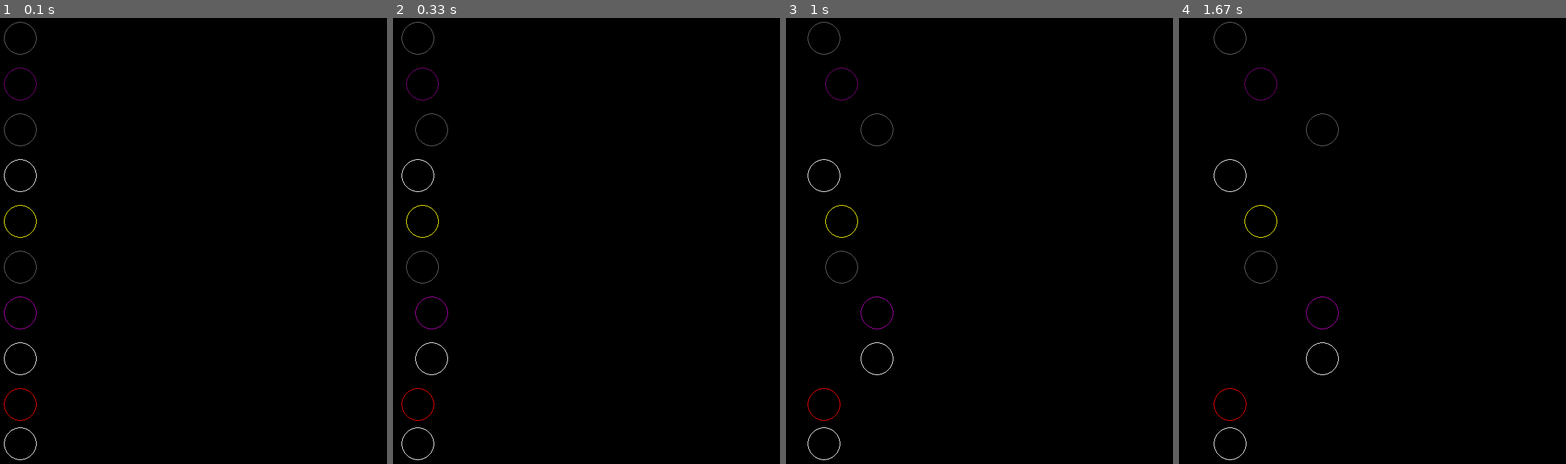
Above: before the commit, frames 1-4 (left to right).
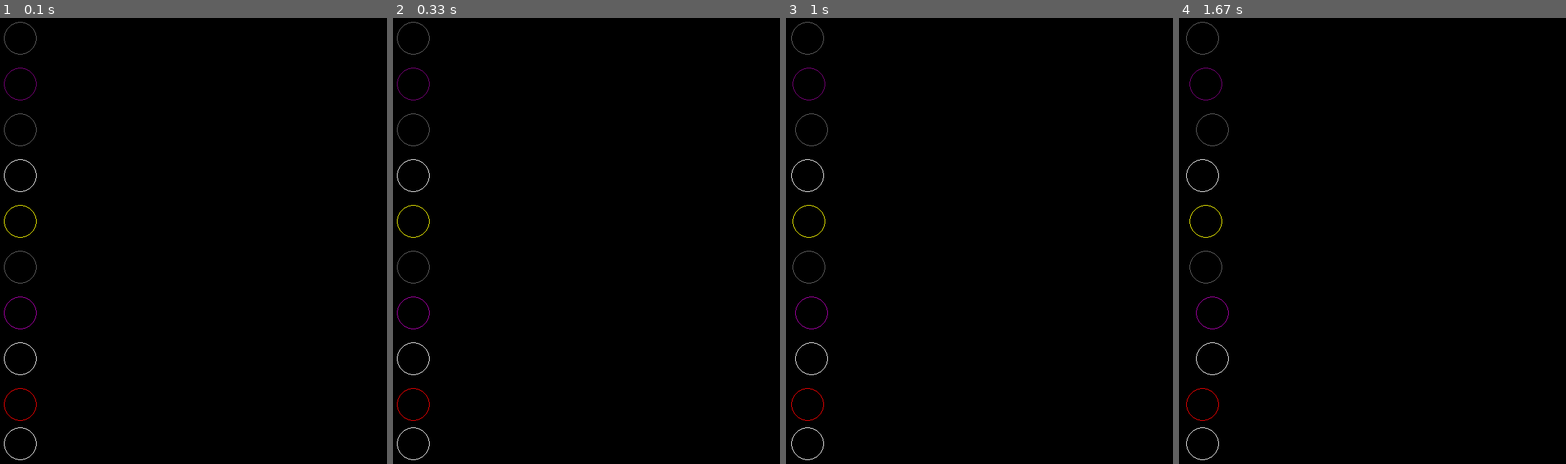
Above: after the commit, the same moments.

Repository: nayelipleskac/object_oriented_code
Game: pygame game, started from pygame_classes.py
Same seed, same stepped clock (60 frames per second), same inputs: the game is played once before the commit and once after it.
Inputs:
- Up to frame 1 (0.1 s): no input
- Up to frame 2 (0.33 s): no input
- Up to frame 3 (1 s): tap Space at 0.33, 0.73 s
- Up to frame 4 (1.67 s): tap Space at 1.03, 1.23, 1.57 s

Frame 1 is identical in both runs. In frame 2, 0.7% of the frame differs, in the area x 1-15%, y 0-100%; in frame 3, 0.7%; in frame 4, 0.7%, in the area x 1-42%, y 0-100%.

Commit message:
circle race w/ laps

Diff:
--- a/pygame_classes.py
+++ b/pygame_classes.py
@@ -69,7 +69,7 @@
 
 # class circle:
 
-#     def __init__(self, x, y, ):
+#     def __init__(self, x, y):
 #         self.x = x
 #         self.y = y
 #         self.xMotion = random.randint(1,4)
@@ -152,12 +152,18 @@
 #                     #     each.flag = False
 
 
+def showtext(msg,x,y,color):
+    font = pygame.font.SysFont("freesans", 32)
+    msgobj = font.render(msg,False,white)
+    screen.blit(msgobj,(x,y))
+
 class circle:
     def __init__(self, y):
         self.x = 40
         self.y = y
         self.xMotion = random.randint(1,4)
         self.color = random.choice(colors)
+        self.lap_count = 0
     def draw_shapes(self):
         pygame.draw.circle(screen, self.color, (self.x, self.y), 25, 1)
     def move_shapes(self):
@@ -166,6 +172,14 @@
             self.xMotion = -random.randint(1,4)
         if self.x-25 <= 0:
             self.xMotion = random.randint(1,4)
+        if self.x-25 == 0:
+            self.lap_count+=1
+        if self.lap_count == 3:
+            # print('WE HAVE A WINNER')
+            showtext('WE HAVE A WINNER!!', 160, 40, white)
+            for each in all:
+                each.x = 40
+
 
 
 circle1 = circle(40)
@@ -181,6 +195,7 @@
 
 all = [circle1, circle2, circle3, circle4, circle5, circle6, circle7, circle8, circle9, circle10]
 
+
 while True:
     clock.tick(30)
     pygame.display.update()
@@ -188,14 +203,22 @@
 
     for each in all:
         each.draw_shapes()
-        each.move_shapes()
+        print(each.lap_count)
+        # each.move_shapes()
+        # print(each.lap_count)
+
+        # if each.lap_count >= 1:
+        #     print('woo hoo!')
+        # if each.lap_count == 5:
+        #     each.x = 40
+
+    #     ##starting with the space bar
+
     for event in pygame.event.get():
-
         if event.type == QUIT:
-            pygame.quit()
-            exit()
-        #starting with the space bar
-        # elif event.type == KEYDOWN:
-        #     if event.key == K_SPACE:
-        #         for each in all:
-        #             each.move_shapes()
+                pygame.quit()
+                exit()
+        elif event.type == KEYDOWN:
+                if event.key == K_SPACE:
+                    for each in all:
+                        each.move_shapes()
